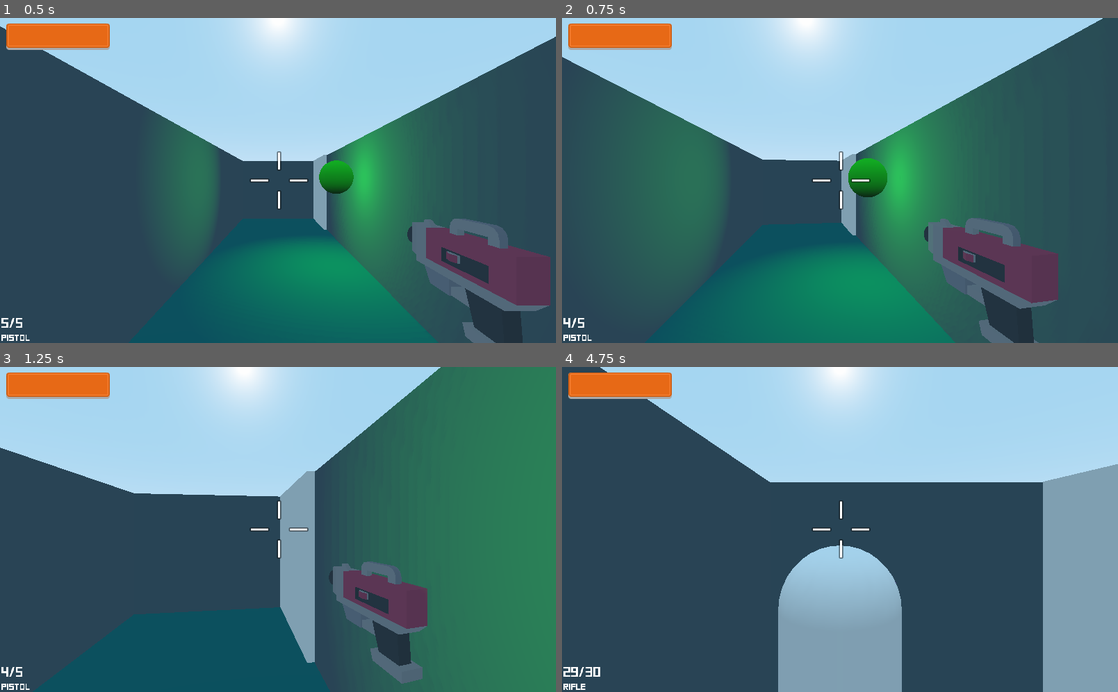
Above: before the commit, frames 1-4 (two rows, left to right).
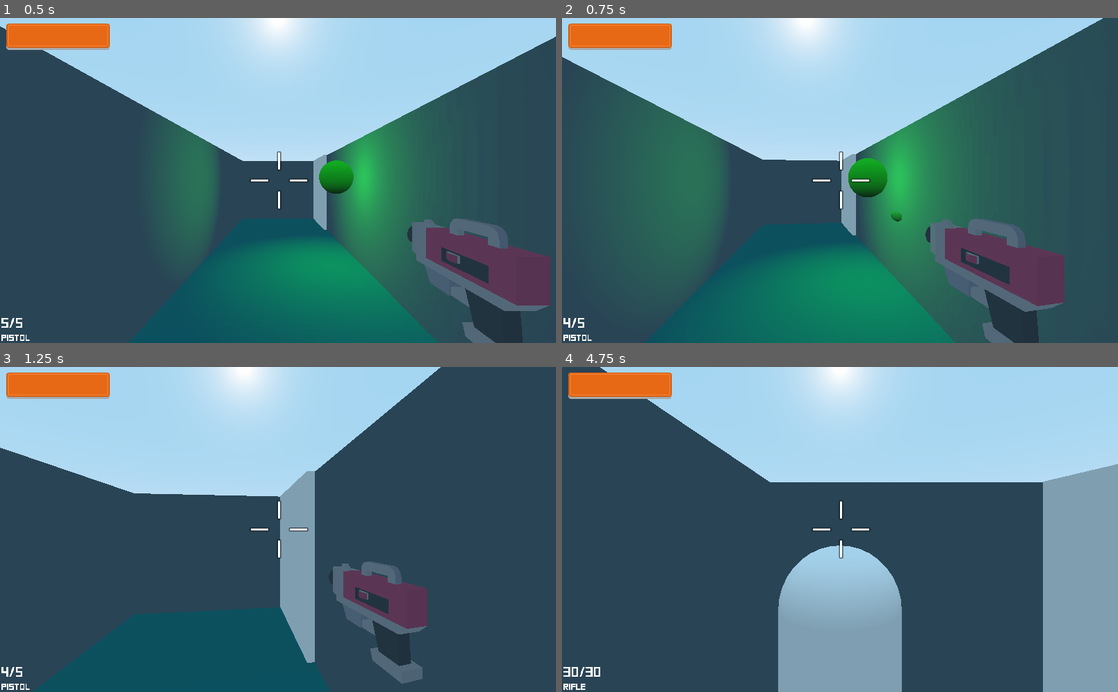
Above: after the commit, the same moments.

Repository: realyurimednikov/fps-sandbox
Game: Godot game, scene res://Levels/DemoLevel.tscn
The game is run twice, just before and just after one commit, with the same random seed, the same clock (stepped at 60 frames per second) and the same inputs.
Inputs (mouse positions are in pixels of both pictures, inside the frame that each line leads up to):
- Up to frame 1 (0.5 s): no input
- Up to frame 2 (0.75 s): tap Enter at 0.5 s; move the mouse to (867, 180) at 0.52 s; hold W (move_forward) from 0.53 s (still down); click (867, 180) at 0.6 s
- Up to frame 3 (1.25 s): keep holding W (move_forward); tap Space (jump) at 0.77 s
- Up to frame 4 (4.75 s): keep holding W (move_forward); move the mouse to (812, 529) at 1.27 s; tap C (camera_switch) at 1.35 s; tap Space (jump) at 1.52, 3.02, 3.77, 4.25, 4.52 s; click (812, 529) at 1.55 s; move the mouse to (851, 523) at 2.02 s; tap E (interact) at 2.1 s; click (851, 523) at 2.3 s; move the mouse to (834, 536) at 2.77 s; click (834, 536) at 2.85 s; move the mouse to (878, 532) at 3.52 s; tap 1 (weapon_pistol) at 3.6 s; click (878, 532) at 3.8 s; tap R (reload) at 4.15 s; move the mouse to (795, 526) at 4.27 s; tap 2 (weapon_rifle) at 4.35 s; click (795, 526) at 4.55 s

Frame 1 is identical in both runs. In frame 2, 0.9% of the frame differs, in the area x 59-91%, y 59-100%; in frame 3, 29%, in the area x 65-100%, y 0-100%; in frame 4, less than 0.1%.

Commit message:
Changed Weapon script
1. Moved input handling for fire() and reload() from Weapon.gd to Player.gd
2. Weapon class extends Spatial class
3. Created is_possible_shoot varialble. Caller can use the variable to update UI
4. Added do_on_shoot() and do_on_reload() callbacks to Weapon.gd
5. Animation was moved to concrete implementations and can be called with callbacks (see p.4)
6. Helper methods enable_gun() and disable_gun() allows to encapsulate enable/disable logic for the weapon
7. Created active_weapon field in Player.gd
8. Refactored update_ui() in Player.gd

Diff:
--- a/Player/AssaultRifleGun.gd
+++ b/Player/AssaultRifleGun.gd
@@ -1,3 +1,10 @@
 extends Weapon
 
 class_name AssautRifleGun
+
+
+onready var animation_player =  $AnimationPlayer
+
+
+func do_on_shoot():
+	animation_player.play("FireAnimation")
--- a/Player/AssaultRifleGun.tscn
+++ b/Player/AssaultRifleGun.tscn
@@ -25,6 +25,7 @@
 fire_rate = 0.2
 clip_size = 30
 shoot_speed = 15
+weapon_name = "Rifle"
 
 [node name="RayCast" type="RayCast" parent="."]
 enabled = true
--- a/Player/PistolGun.gd
+++ b/Player/PistolGun.gd
@@ -1 +1,11 @@
-extends "res://Player/Weapon.gd"
+extends Weapon
+
+
+class_name PistolGun
+
+
+onready var animation_player =  $AnimationPlayer
+
+
+func do_on_shoot():
+	animation_player.play("FireAnimation")
--- a/Player/PistolGun.tscn
+++ b/Player/PistolGun.tscn
@@ -24,6 +24,7 @@
 fire_rate = 0.7
 damage_value = 10
 is_active = true
+weapon_name = "Pistol"
 
 [node name="Pistol" parent="." instance=ExtResource( 3 )]
 transform = Transform( -1, 0, 9.41749e-07, 0, 1.5, 0, -6.27833e-07, 0, -1.5, -0.0605557, 0.229895, 0.0966005 )
--- a/Player/Player.gd
+++ b/Player/Player.gd
@@ -17,7 +17,7 @@
 onready var pistol_gun = $Head/FirstPersonCamera/Hand/PistolGun
 onready var third_person_camera = $ThirdPersonCamera
 onready var hand = $Head/FirstPersonCamera/Hand
-
+onready var active_weapon: Weapon
 
 var velocity: Vector3
 var mouse_mov: float
@@ -30,6 +30,7 @@
 var is_first_person_camera_active = true
 
 
+
 func apply_gravity():
 	velocity.y -= gravity
 
@@ -60,6 +61,13 @@
 
 	# switch weapons
 	switch_weapons()
+
+	if Input.is_action_just_pressed("primary_fire"):
+#		active_weapon.shoot()
+		if active_weapon.is_possible_shoot:
+			active_weapon.shoot()
+	if Input.is_action_pressed("reload"):
+		active_weapon.reload()
 
 	# switch weapons with two buttons (to test gamepad without gamepad):
 	if Input.is_action_just_pressed("weapon_switch_up"):
@@ -73,6 +81,8 @@
 	velocity = velocity.linear_interpolate(direction * speed, acceleration * delta)
 
 	velocity = move_and_slide(velocity, Vector3.UP)
+
+	update_ui()
 
 
 func _input(event):
@@ -94,14 +104,18 @@
 func _ready():
 	Input.set_mouse_mode(Input.MOUSE_MODE_CAPTURED)
 	add_to_group('Damageable')
+	active_weapon = $Head/FirstPersonCamera/Hand/PistolGun
 
 
 func update_ui():
 	get_tree().call_group("UI", "update_health", health)
-	if selected_weapon == 1:
-		get_tree().call_group("UI", "update_ammo_type", "Pistol")
-	elif selected_weapon == 2:
-		get_tree().call_group("UI", "update_ammo_type", "Rifle")
+#	if selected_weapon == 1:
+#		get_tree().call_group("UI", "update_ammo_type", "Pistol")
+#	elif selected_weapon == 2:
+#		get_tree().call_group("UI", "update_ammo_type", "Rifle")
+	if active_weapon != null:
+		get_tree().call_group("UI", "update_ammo", active_weapon.current_ammo, active_weapon.clip_size)
+		get_tree().call_group("UI", "update_ammo_type", active_weapon.weapon_name)
 
 
 func rotate_head(event):
@@ -116,17 +130,21 @@
 func switch_weapons():
 	if Input.is_action_just_pressed("weapon_pistol"):
 		selected_weapon = 1
+
 	elif Input.is_action_just_pressed("weapon_rifle"):
 		selected_weapon = 2
 
+
 	if selected_weapon == 1:
-		pistol_gun.visible = true
-		assault_rifle_gun.visible = false
+		active_weapon = $Head/FirstPersonCamera/Hand/PistolGun
+#		pistol_gun.visible = true
+#		assault_rifle_gun.visible = false
 		pistol_gun.enable_gun()
 		assault_rifle_gun.disable_gun()
 	elif selected_weapon == 2:
-		pistol_gun.visible = false
-		assault_rifle_gun.visible = true
+		active_weapon = $Head/FirstPersonCamera/Hand/AssaultRifleGun
+#		pistol_gun.visible = false
+#		assault_rifle_gun.visible = true
 		pistol_gun.disable_gun()
 		assault_rifle_gun.enable_gun()
 
--- a/Player/Weapon.gd
+++ b/Player/Weapon.gd
@@ -1,4 +1,4 @@
-extends Node
+extends Spatial
 
 class_name Weapon
 
@@ -10,14 +10,16 @@
 export var is_active = false
 export var shoot_speed = 5
 export var fire_distance = -30
+export var weapon_name = ""
 
 var current_ammo = 0
 var can_fire = true
 var reloading = false
+var is_possible_shoot = false
 
 onready var raycast = $"./RayCast"
 onready var muzzle = $"./Muzzle"
-onready var animation_player = $"./AnimationPlayer"
+#onready var animation_player = $"./AnimationPlayer"
 onready var bullet = preload("res://Player/Bullet.tscn")
 
 func update_ui():
@@ -27,12 +29,12 @@
 func _ready():
 	current_ammo = clip_size
 	raycast.cast_to.z = fire_distance
-	if is_active:
-		update_ui()
+#	if is_active:
+#		update_ui()
 
 
 func fire():
-	if raycast.is_colliding():
+	if is_possible_shoot:
 		var b = bullet.instance()
 		muzzle.add_child(b)
 		b.look_at(raycast.get_collision_point(), Vector3.UP)
@@ -41,45 +43,75 @@
 		b.shoot = true
 
 func reload():
-	animation_player.stop()
+#	animation_player.stop()
+	do_on_reload()
 	reloading = true
 	yield(get_tree().create_timer(reload_rate), "timeout")
 	current_ammo = clip_size
 	reloading = false
-	update_ui()
+#	update_ui()
 
 
-func _process(delta):
+func shoot():
+	if can_fire:
+		if current_ammo > 0 and not reloading:
+			can_fire = false
+			current_ammo -= 1
+#			fire
+			fire()
+			do_on_shoot()
+			yield(get_tree().create_timer(fire_rate), "timeout")
+			can_fire = true
+		elif not reloading:
+			reload()
+
+func do_on_shoot():
+	pass
+
+
+func do_on_reload():
+	pass
+
+func _physics_process(delta):
 	if is_active:
-#		if raycast.is_colliding():
-#			can_fire = true
-#		else:
-#			can_fire = false
-		if Input.is_action_pressed("reload") and not reloading:
-			reload()
-		if Input.is_action_just_pressed("primary_fire") and can_fire:
-			if current_ammo > 0 and not reloading:
+		if raycast.is_colliding():
+			is_possible_shoot = true
+	else:
+		is_possible_shoot = false
 
-				can_fire = false
-				current_ammo -= 1
-				if not animation_player.is_playing():
-					fire()
-				animation_player.play("FireAnimation")
-				yield(get_tree().create_timer(fire_rate), "timeout")
-				can_fire = true
+#func _process(delta):
+#	if is_active:
+##		if raycast.is_colliding():
+##			can_fire = true
+##		else:
+##			can_fire = false
+#		if Input.is_action_pressed("reload") and not reloading:
+#			reload()
+#		if Input.is_action_just_pressed("primary_fire") and can_fire:
+#			if current_ammo > 0 and not reloading:
+#
+#				can_fire = false
+#				current_ammo -= 1
+#				if not animation_player.is_playing():
+#					fire()
+#				animation_player.play("FireAnimation")
+#				yield(get_tree().create_timer(fire_rate), "timeout")
+#				can_fire = true
+#
+#			elif not reloading:
+#				reload()
+#
+#			else:
+#				animation_player.stop()
 
-			elif not reloading:
-				reload()
-
-			else:
-				animation_player.stop()
-
-			update_ui()
+#		update_ui()
 
 
 func enable_gun():
 	is_active = true
-	update_ui()
+	visible = true
+#	update_ui()
 
 func disable_gun():
 	is_active = false
+	visible = false
--- a/project.godot
+++ b/project.godot
@@ -19,7 +19,12 @@
 "language": "GDScript",
 "path": "res://Interactable/Interactable.gd"
 }, {
-"base": "Node",
+"base": "Weapon",
+"class": "PistolGun",
+"language": "GDScript",
+"path": "res://Player/PistolGun.gd"
+}, {
+"base": "Spatial",
 "class": "Weapon",
 "language": "GDScript",
 "path": "res://Player/Weapon.gd"
@@ -27,6 +32,7 @@
 _global_script_class_icons={
 "AssautRifleGun": "",
 "Interactable": "",
+"PistolGun": "",
 "Weapon": ""
 }
 
